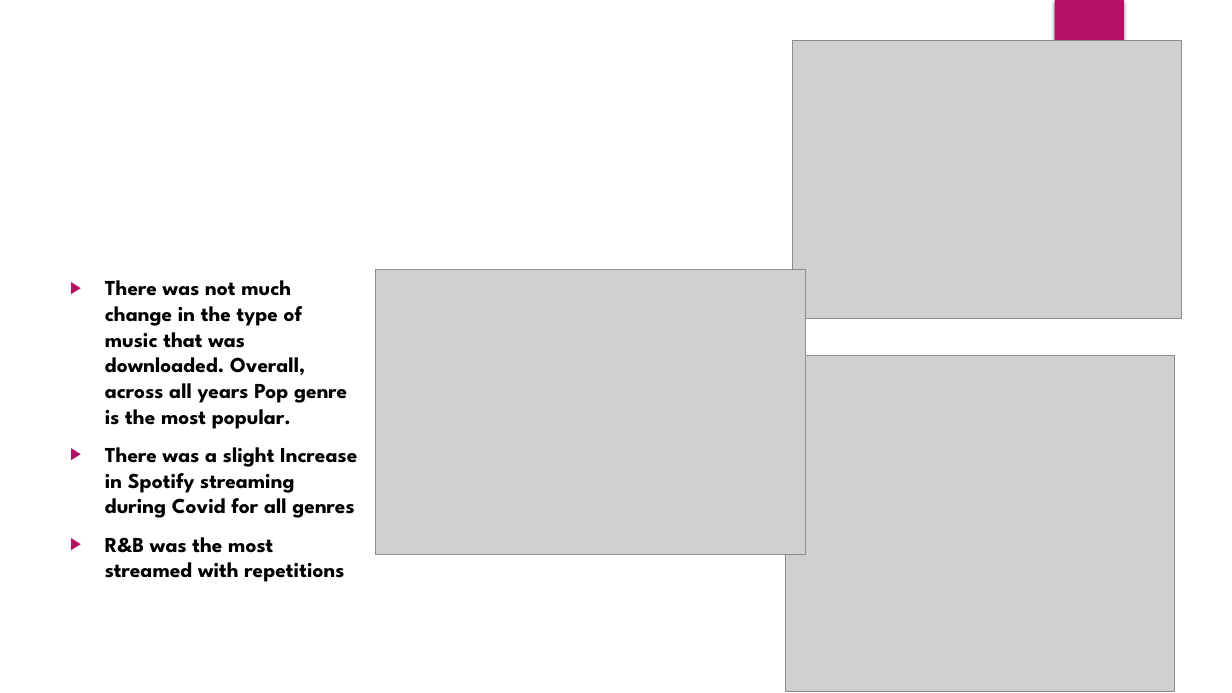
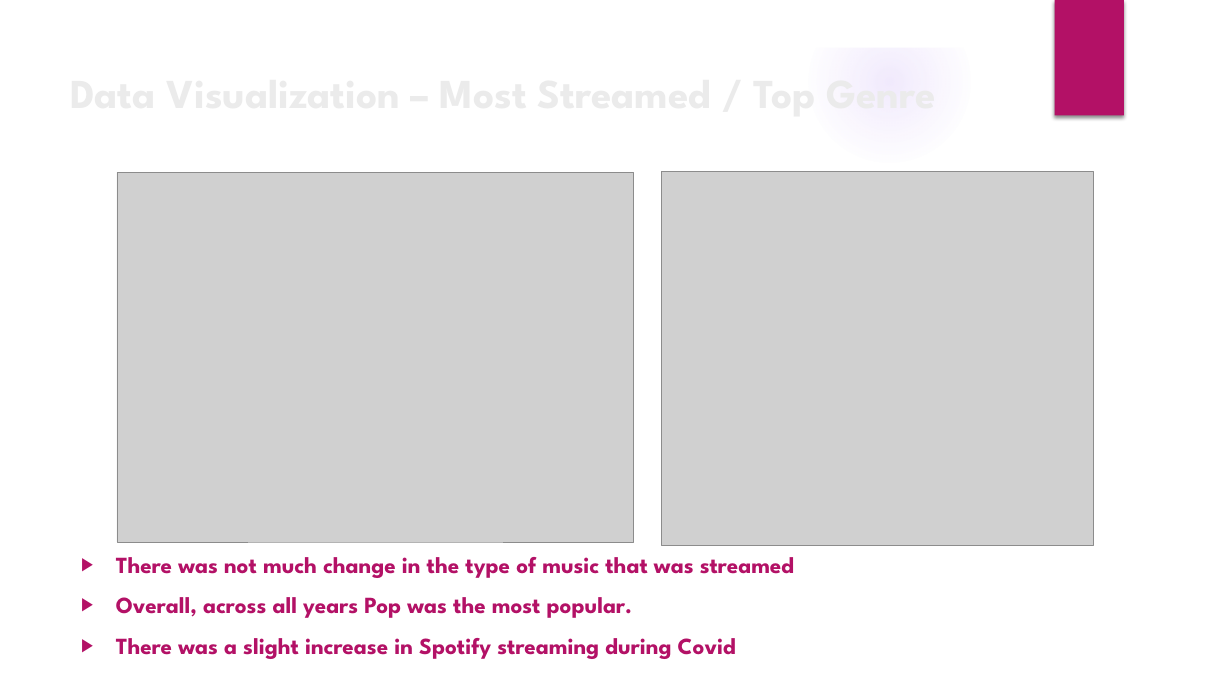
Before and after one commit to The-Music-Notes/Music_Data, a slide deck: slide 8 of Music Notes 2024.pptx. Drawn at 1232x693 pixels with LibreOffice and Linux fonts; fonts in the diff are those of the drawing; grey boxes stand for pictures; background and template pictures are left out. Boxes give left, top, right and bottom in pixels: in the first picture for what was removed or moved away, otherwise in the second. Text is boxed around its words. In the diff, an @@ line names an element or a change of style, - is before the commit and + after.

```diff
--- a/Music Notes 2024.pptx
+++ b/Music Notes 2024.pptx
@@ title at [61,44,1030,148]: text changed; size 24 to 32 pt; text colour #FFFFFE to #EBEBEB @@
-Data Visualization – Most streamed Genre
+Data Visualization – Most Streamed / Top Genre
@@ picture: place and size @@
-picture at [793,41,1182,319]
+picture at [117,173,634,543]
@@ picture: place and size @@
-picture at [787,356,1175,692]
+picture at [662,172,1094,546]
@@ picture removed at [376,270,806,555] @@
@@ text at [116,557,795,659]: text changed; size 16.6 to 18 pt; text colour #000000 to #B31166 @@
-▶ There was not much change in the type of music that was downloaded. Overall, across all years Pop genre is the most popular.
-▶ There was a slight Increase in Spotify streaming during Covid for all genres
-▶ R&B was the most streamed with repetitions
+▶ There was not much change in the type of music that was streamed
+▶ Overall, across all years Pop was the most popular.
+▶ There was a slight increase in Spotify streaming during Covid
```
Also in this commit, not shown: 13 other slides changed, 1 slide added, 1 slide removed, 1 other file.
